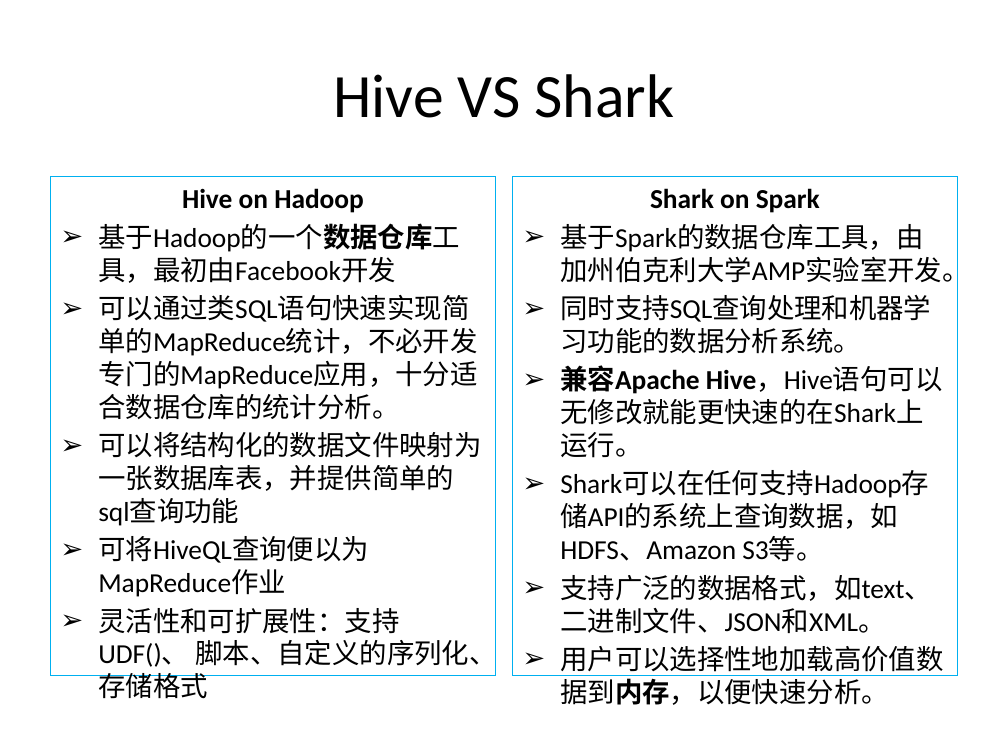
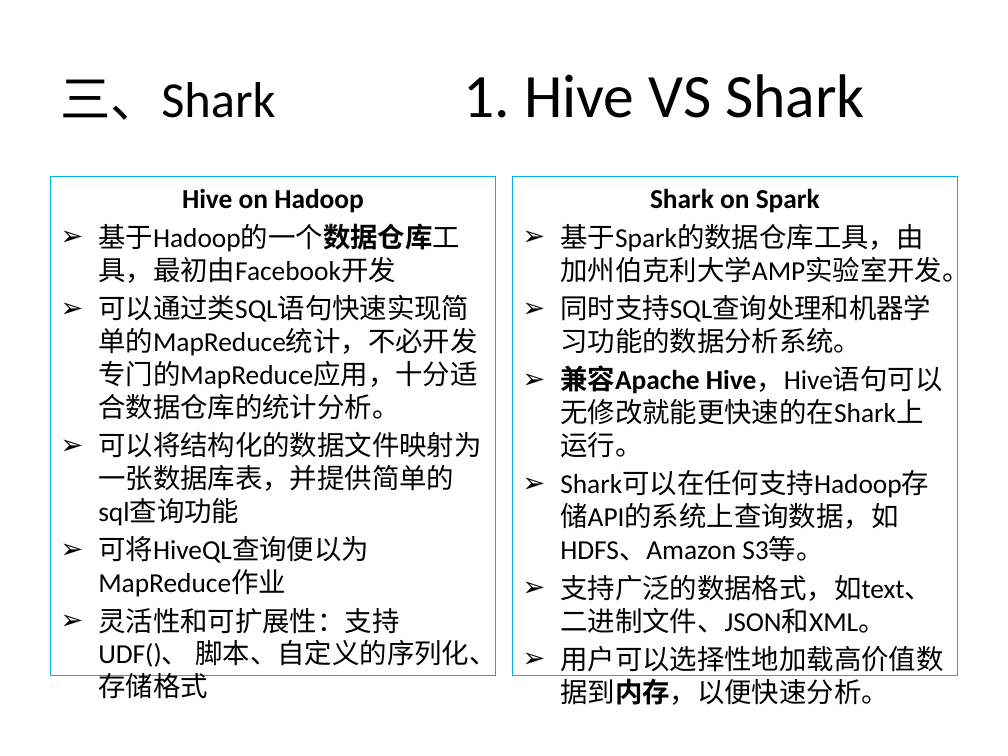
Before and after one commit to wuxingdexian/seminar, a slide deck: slide 23 of 整合.pptx. Drawn at 1008x756 pixels with LibreOffice and Linux fonts; fonts in the diff are those of the drawing. Boxes give left, top, right and bottom in pixels: in the first picture for what was removed or moved away, otherwise in the second. Text is boxed around its words. In the diff, an @@ line names an element or a change of style, - is before the commit and + after.

```diff
--- a/整合.pptx
+++ b/整合.pptx
@@ title at bbox=[60, 74, 865, 120]: text changed @@
-Hive VS Shark
+三、Shark 1. Hive VS Shark
```
Also in this commit, not shown: 38 other slides changed, 2 slides added, 1 slide removed.
